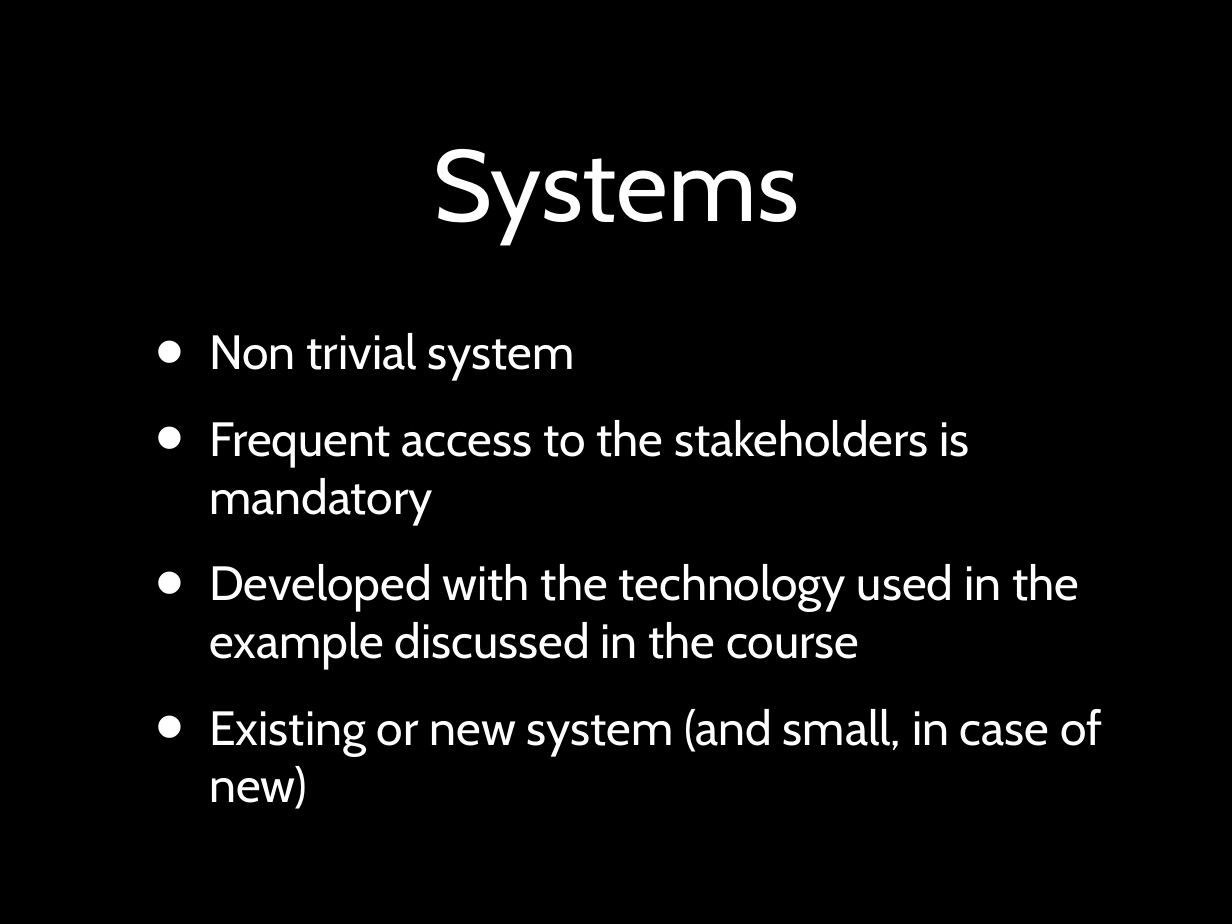
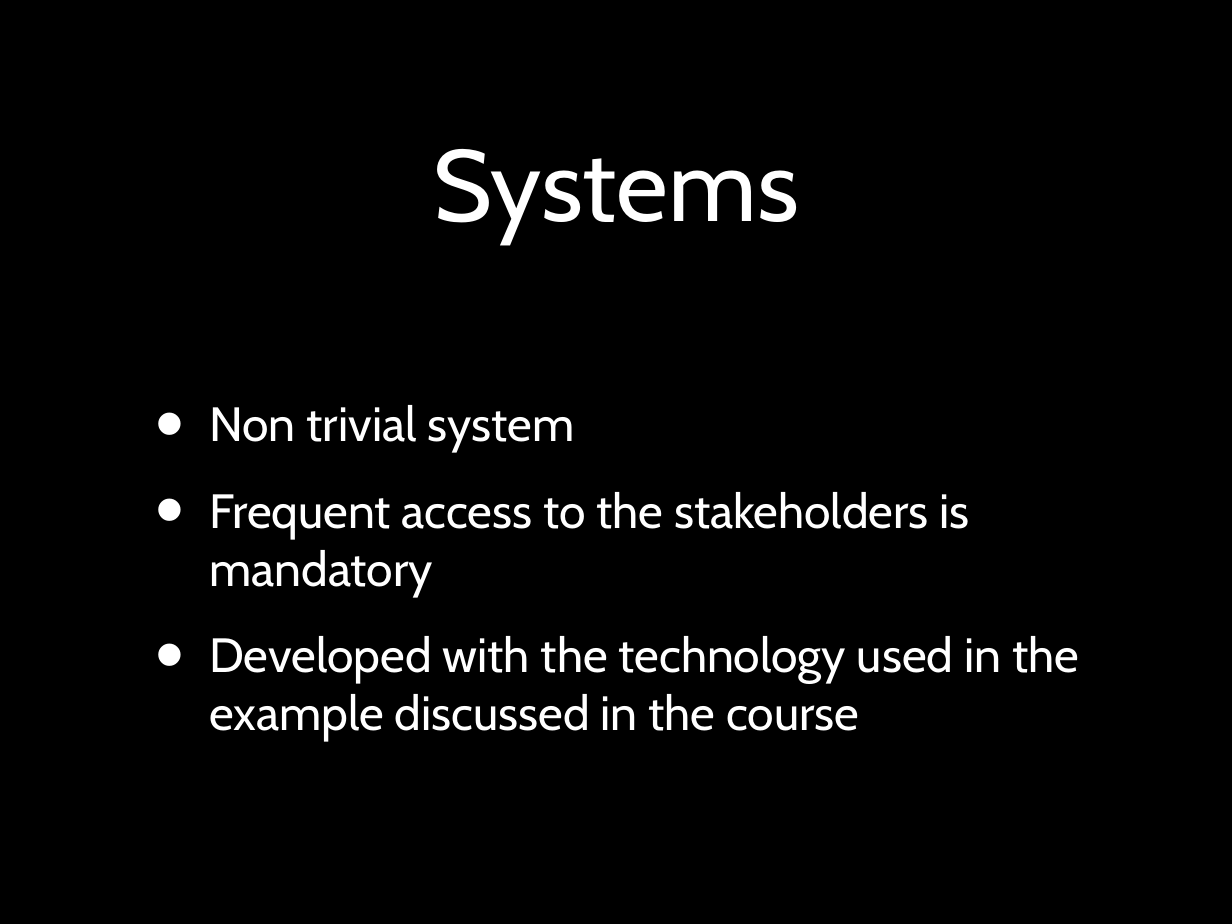
Before and after one commit to pauloborba/software-engineering-courses, a slide deck: slide 11 of Aulas/ApresentacaoEIntroducaoAESSGraduacao/CourseOverview.pptx (slide 12 before the commit). Drawn at 1232x924 pixels with LibreOffice and Linux fonts; fonts in the diff are those of the drawing. Boxes give left, top, right and bottom in pixels: in the first picture for what was removed or moved away, otherwise in the second. Text is boxed around its words. In the diff, an @@ line names an element or a change of style, - is before the commit and + after.

```diff
--- a/Aulas/ApresentacaoEIntroducaoAESSGraduacao/CourseOverview.pptx
+++ b/Aulas/ApresentacaoEIntroducaoAESSGraduacao/CourseOverview.pptx
@@ text at (209, 709, 1102, 809): paragraph removed @@
-• Existing or new system (and small, in case of new)
```
Also in this commit, not shown: 5 other slides changed, 1 slide removed, 1 other file.
